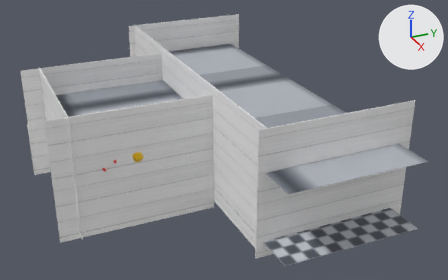
The FBX model Animation/scene/scene-3.fbx, before and after one commit.
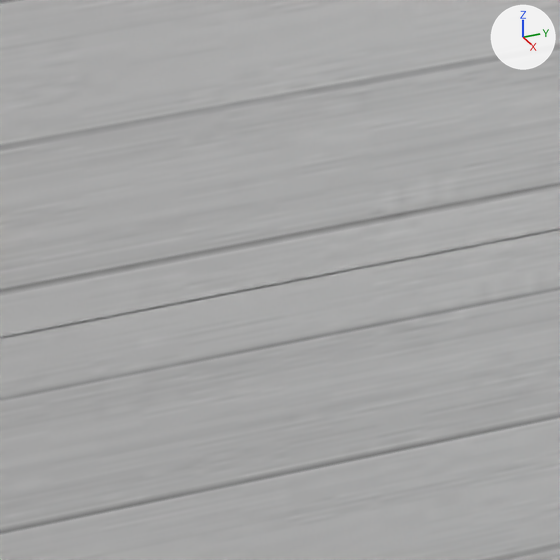
Each version is shown whole from a 50 mm camera at (121.3, -31.1, 63.4) aimed at (5.2, 21.1, 5.3), then close up on the part from 32% to 46% of the width and 46% to 69% of the height. Lighting does not change. The marker at upper right points along +X, +Y and +Z. Where no turn or scale is listed for an object, it has been applied to the vertices.
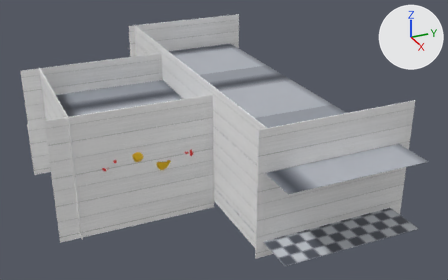
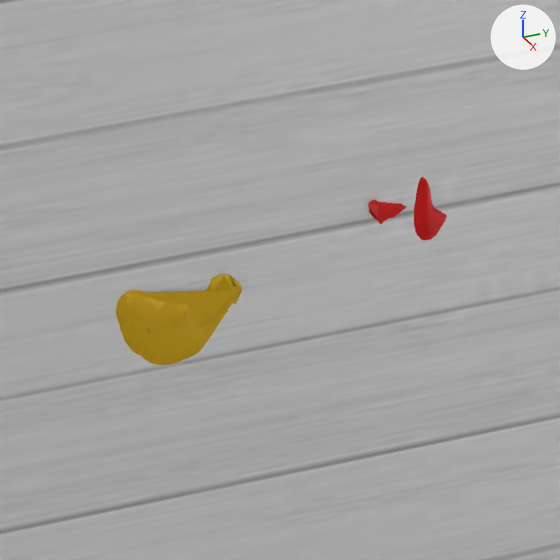
The change, as JSON lines over the scene's bpy script:
```json
{"op": "add", "block": "mat_material_053", "code": ["mat_material_053 = principled_material('Material.053')", "mat_material_053.base_color = (0.8, 0.479, 0.0)  # yellow #e7b800"]}
{"op": "add", "block": "mat_material_057", "code": ["mat_material_057 = principled_material('Material.057')", "mat_material_057.base_color = (0.8, 0.0, 0.000423)  # red #e70001"]}
{"op": "add", "block": "me_cube_043", "code": ["me_cube_043 = bpy.data.meshes.new('Cube.043')", "me_cube_043.from_pydata(...)  # 1538 vertices, 1536 faces; spans x -0.65..0.22, y -1.77..1.66, z -1.99..1.47", "me_cube_043.materials.append(mat_material_053)  # yellow #e7b800"]}
{"op": "add", "block": "me_cube_044", "code": ["me_cube_044 = bpy.data.meshes.new('Cube.044')", "me_cube_044.from_pydata(...)  # 1538 vertices, 1536 faces; spans x -3.92..3.46, y -3.35..3.2, z -1.42..1.25", "me_cube_044.materials.append(mat_material_057)  # red #e70001"]}
{"op": "add", "block": "ob_cube_050", "code": ["ob_cube_050 = bpy.data.objects.new('Cube.050', me_cube_043)", "ob_cube_050.location = (15.5, 3.17, 7.01)"]}
{"op": "add", "block": "ob_cube_051", "code": ["ob_cube_051 = bpy.data.objects.new('Cube.051', me_cube_044)", "ob_cube_051.location = (15.2, 9.0, 8.21)", "ob_cube_051.rotation_euler = (1.47, -1.229, -1.431)  # degrees (84, -70, -82)", "ob_cube_051.scale = (-0.419, -0.419, -0.419)"]}
```

What differs and where, as boxes (x1, y1, x2, y2) in the close-ups (560 x 560 px):
```json
{"object": "Cube.050", "change": "added", "after": [116, 274, 242, 365], "on screen": "yellow"}
{"object": "Cube.051", "change": "added", "after": [368, 177, 447, 240], "on screen": "red"}
```
